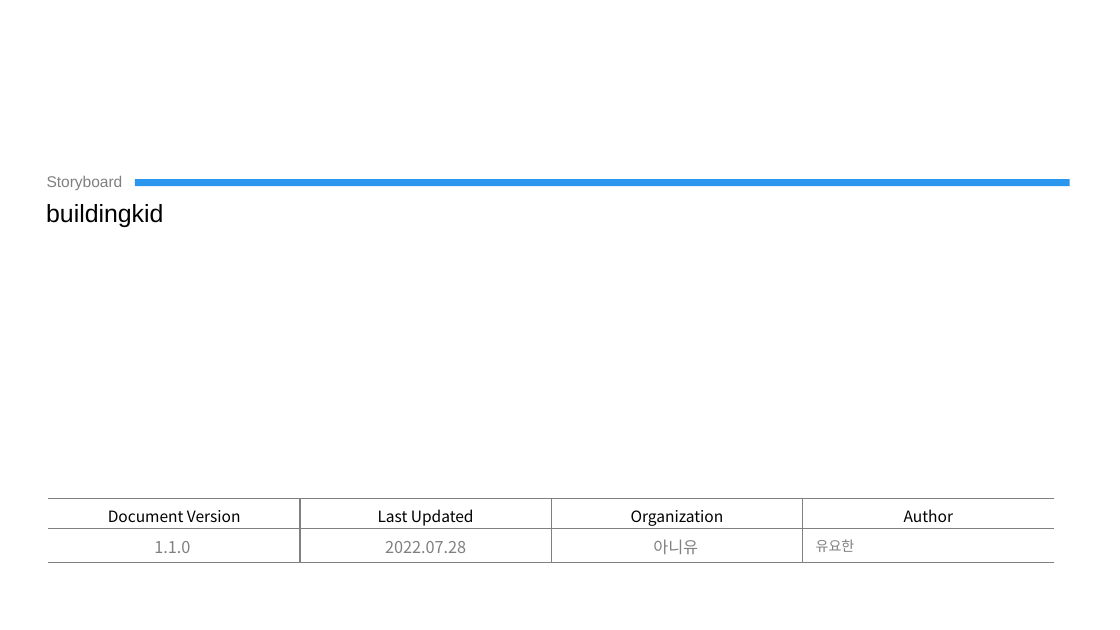
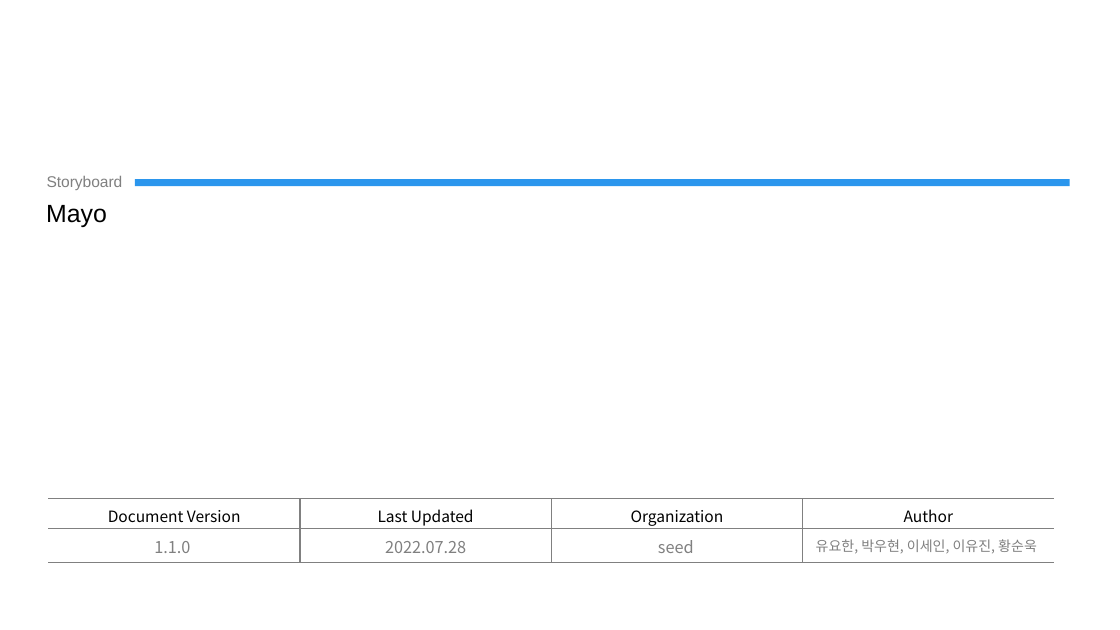
Before and after one commit to YuYoHan/project_study02, a slide deck: slide 1 of storyboard.pptx. Drawn at 1120x630 pixels with LibreOffice and Linux fonts; fonts in the diff are those of the drawing. Boxes give left, top, right and bottom in pixels: in the first picture for what was removed or moved away, otherwise in the second. Text is boxed around its words. In the diff, an @@ line names an element or a change of style, - is before the commit and + after.

```diff
--- a/storyboard.pptx
+++ b/storyboard.pptx
@@ title at (46, 205, 107, 227): text changed @@
-buildingkid
+Mayo
@@ text at (816, 539, 1037, 554): text changed @@
-유요한
+유요한, 박우현, 이세인, 이유진, 황순욱
@@ text at (658, 540, 694, 553): text changed @@
-아니유
+seed
```
Also in this commit, not shown: 7 other slides changed, 2 other files.
